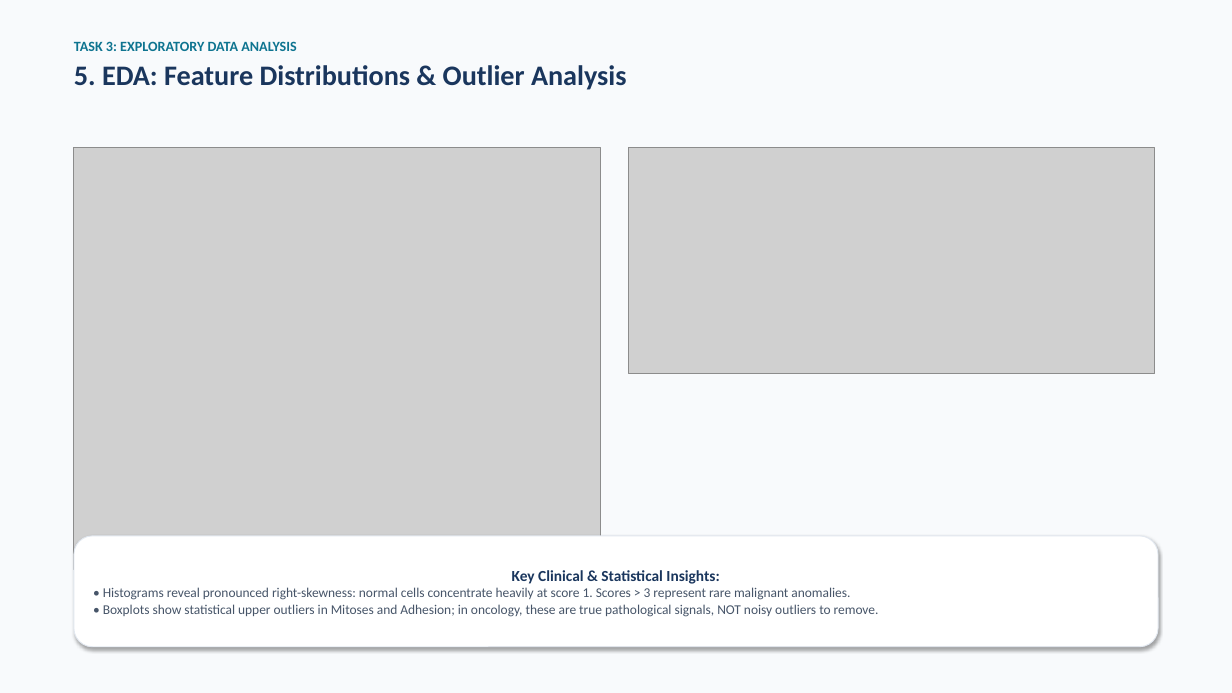
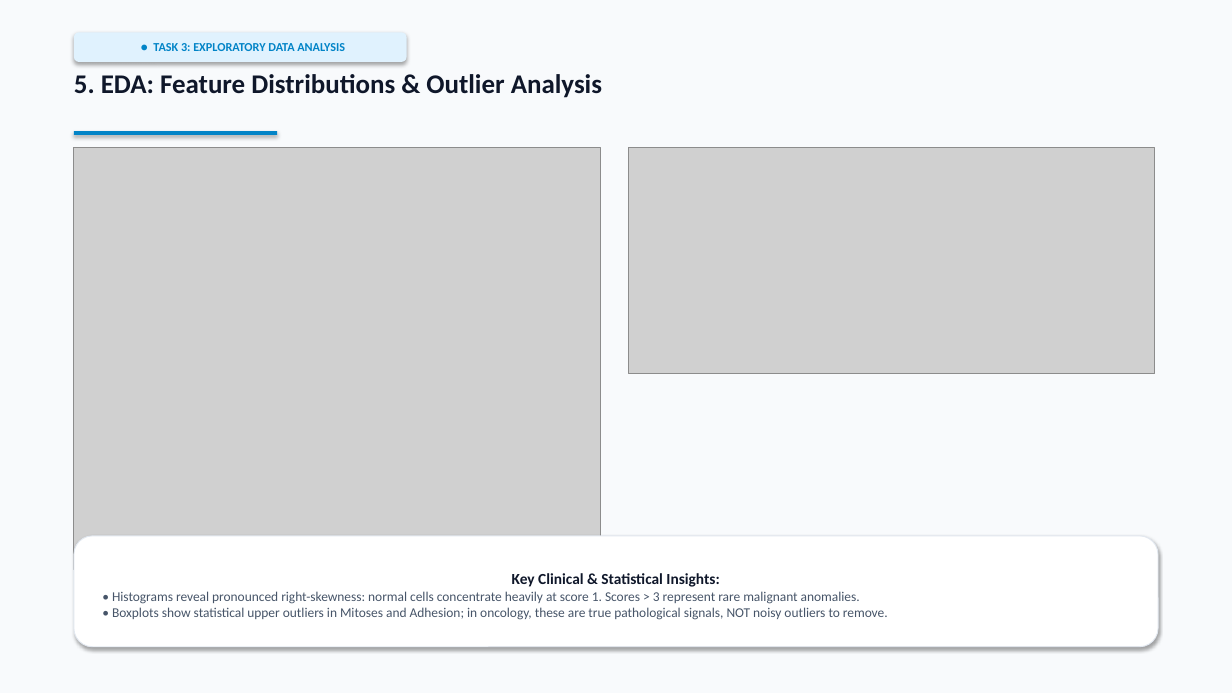
Before and after one commit to RemonAyman/advai, a slide deck: slide 6 of breast_cancer_classification_presentation.pptx. Drawn at 1232x693 pixels with LibreOffice and Linux fonts; fonts in the diff are those of the drawing; grey boxes stand for pictures. Boxes give left, top, right and bottom in pixels: in the first picture for what was removed or moved away, otherwise in the second. Text is boxed around its words. In the diff, an @@ line names an element or a change of style, - is before the commit and + after.

```diff
--- a/breast_cancer_classification_presentation.pptx
+++ b/breast_cancer_classification_presentation.pptx
@@ text at (74, 41, 296, 51): paragraph removed @@
-TASK 3: EXPLORATORY DATA ANALYSIS
@@ rounded rectangle added at (74, 32, 407, 62), fill #E0F2FE, 9.5 pt, text #0284C7, bold @@
+● TASK 3: EXPLORATORY DATA ANALYSIS
@@ text "5. EDA: Feature Distributions & ...": place and size @@
-text "5. EDA: Feature Distributions & ..." at (74, 41, 627, 90)
+text "5. EDA: Feature Distributions & ..." at (74, 74, 602, 98)
@@ text "5. EDA: Feature Distributions & ..." at (74, 74, 602, 98): size 22 to 21 pt, text colour #1A365D to #0F172A; less space between paragraphs @@
@@ rectangle added at (74, 131, 277, 135), fill #0284C7 @@
@@ text in rounded rectangle at (512, 573, 719, 587): text colour #1A365D to #0F172A in "Key Clinical & Statistical Insights:" @@
```
Also in this commit, not shown: 12 other slides changed, 2 other files.
